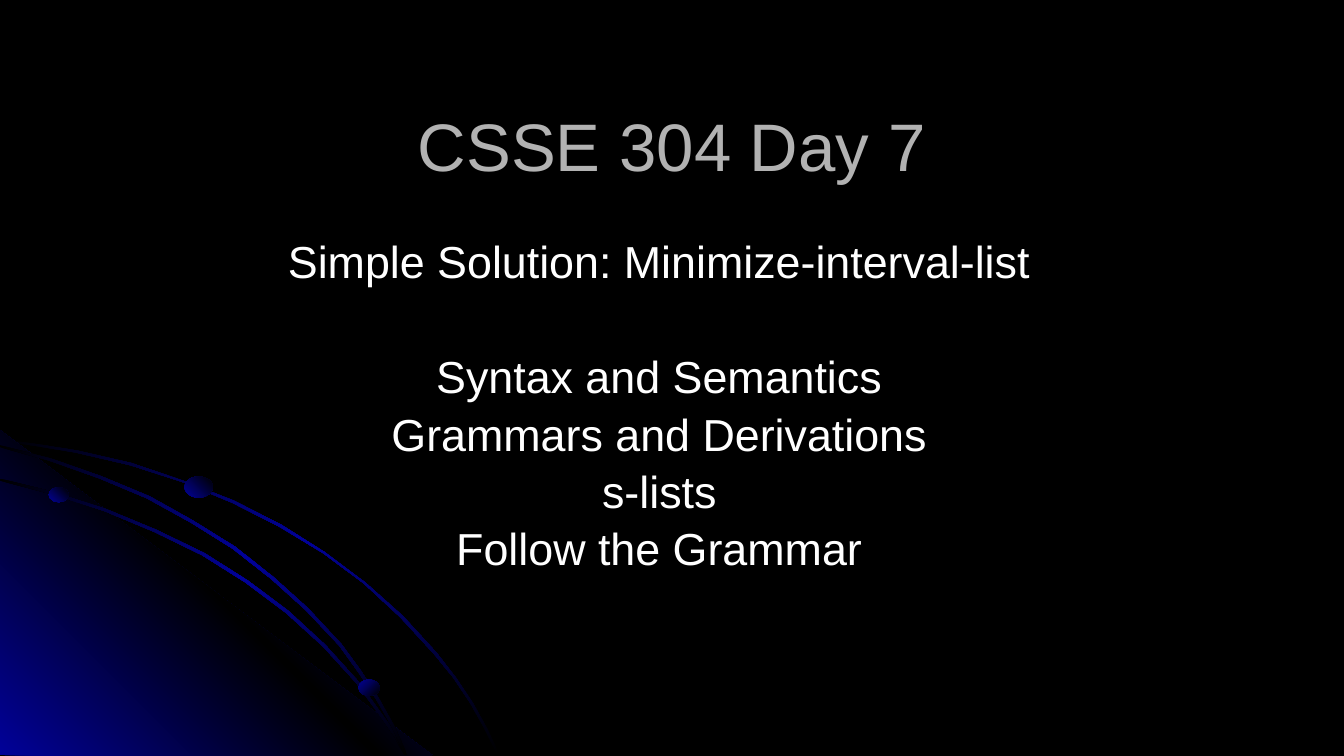
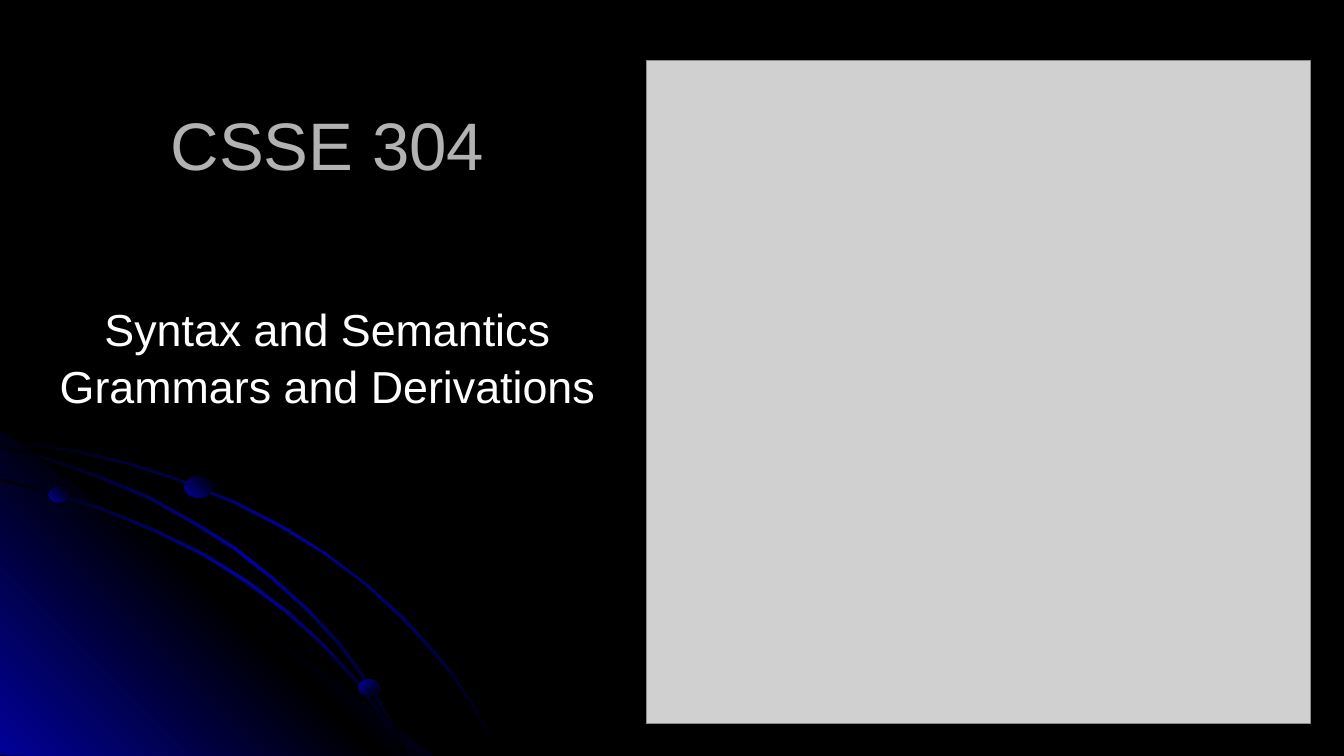
Before and after one commit to RHIT-CSSE/csse304, a slide deck: slide 1 of ClassMaterials/GrammarsAndLanguages/GrammarsAndLanguages.pptx. Drawn at 1344x756 pixels with LibreOffice and Linux fonts; fonts in the diff are those of the drawing; grey boxes stand for pictures. Boxes give left, top, right and bottom in pixels: in the first picture for what was removed or moved away, otherwise in the second. Text is boxed around its words. In the diff, an @@ line names an element or a change of style, - is before the commit and + after.

```diff
--- a/ClassMaterials/GrammarsAndLanguages/GrammarsAndLanguages.pptx
+++ b/ClassMaterials/GrammarsAndLanguages/GrammarsAndLanguages.pptx
@@ picture added at box(647, 60, 1311, 724) @@
@@ title at box(171, 123, 484, 171): text changed @@
-CSSE 304 Day 7
+CSSE 304
@@ subtitle at box(288, 245, 1030, 287): paragraph removed @@
-Simple Solution: Minimize-interval-list
@@ subtitle "Syntax and Semantics": place and size @@
-subtitle "Syntax and Semantics" at box(288, 245, 1030, 566)
+subtitle "Syntax and Semantics" at box(60, 313, 595, 404)
@@ subtitle at box(456, 475, 862, 566): paragraphs removed @@
-s-lists
-Follow the Grammar
```
Also in this commit, not shown: 1 other slide changed, 1 slide added, 5 slides removed, 1 other file.
